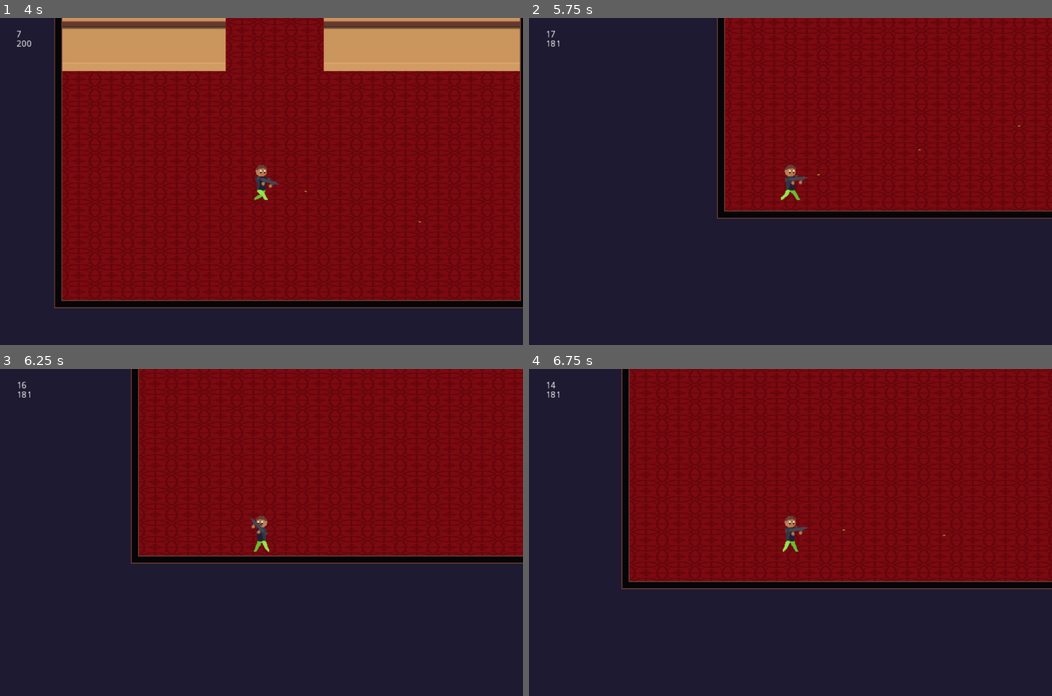
Above: before the commit, frames 1-4 (two rows, left to right).
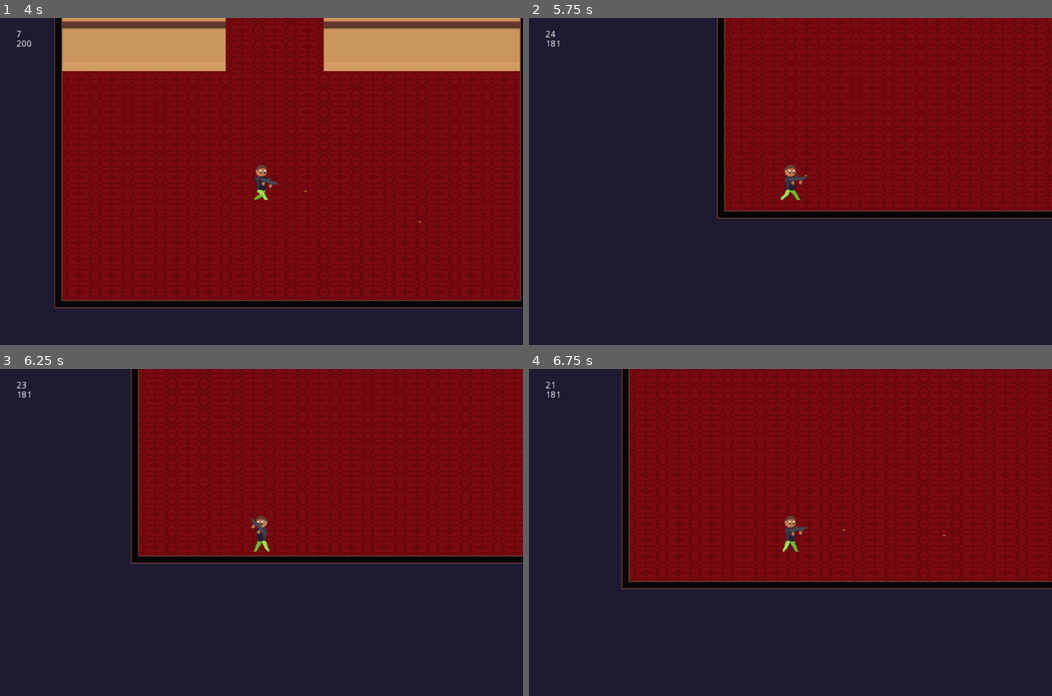
Above: after the commit, the same moments.

Repository: sirBamson/borlaier
Game: Godot game, scene res://Scenes/SceneController.tscn
Two runs of this game, one before a commit and one after it. Both use one fixed random seed, a clock stepped at 60 frames per second and the inputs below.
Inputs (mouse positions are in pixels of both pictures, inside the frame that each line leads up to):
- Up to frame 1 (4 s): tap Enter (ui_accept) at 0.5, 0.77, 1.52, 3.02, 3.77 s; move the mouse to (376, 165) at 0.52 s; hold Right (ui_right) 0.53-1.28 s; hold Space (fire) 0.53-1.28 s; move the mouse to (156, 197) at 1.27 s; hold Down (ui_down) 1.28-2.03 s; tap Space (fire) at 1.35, 2.85 s; move the mouse to (313, 109) at 2.02 s; hold Right (ui_right) 2.03-2.78 s; hold Space (fire) 2.03-2.78 s; move the mouse to (235, 246) at 2.77 s; hold Up (ui_up) 2.78-3.53 s; move the mouse to (418, 230) at 3.52 s; hold Left (ui_left) from 3.53 s (still down); hold Space (fire) from 3.53 s (still down)
- Up to frame 2 (5.75 s): tap R (reload) at 4.15 s; move the mouse to (633, 132) at 4.27 s; release Space (fire) at 4.28 s; tap Space (fire) at 4.35 s; tap Enter (ui_accept) at 4.52 s; move the mouse to (816, 181) at 5.02 s; release Left (ui_left) at 5.03 s; hold Down (ui_down) from 5.03 s (still down); hold Space (fire) from 5.03 s (still down)
- Up to frame 3 (6.25 s): move the mouse to (183, 450) at 5.77 s; release Down (ui_down) at 5.78 s; release Space (fire) at 5.78 s; hold Right (ui_right) from 5.78 s (still down); tap Space (fire) at 5.85 s; tap Enter (ui_accept) at 6.02 s
- Up to frame 4 (6.75 s): move the mouse to (905, 516) at 6.52 s; release Right (ui_right) at 6.53 s; hold Up (ui_up) from 6.53 s (still down); hold Space (fire) from 6.53 s (still down)

Frame 1 is identical in both runs. In frame 2, less than 0.1% of the frame differs, in the area x 3-94%, y 3-49%; in frame 3, less than 0.1%; in frame 4, less than 0.1%.

Commit message:
Added more gun sounds

Diff:
--- a/Scenes/Gun.tscn
+++ b/Scenes/Gun.tscn
@@ -1,8 +1,10 @@
-[gd_scene load_steps=4 format=2]
+[gd_scene load_steps=6 format=2]
 
 [ext_resource path="res://Assets/weapon_prototype.png" type="Texture" id=1]
 [ext_resource path="res://Scripts/Gun.gd" type="Script" id=2]
 [ext_resource path="res://Assets/Sounds/bullet.wav" type="AudioStream" id=3]
+[ext_resource path="res://Assets/Sounds/gun_click.wav" type="AudioStream" id=4]
+[ext_resource path="res://Assets/Sounds/reload_gun.wav" type="AudioStream" id=5]
 
 [node name="Gun" type="Sprite"]
 texture = ExtResource( 1 )
@@ -15,3 +17,11 @@
 [node name="BulletSound" type="AudioStreamPlayer2D" parent="."]
 stream = ExtResource( 3 )
 volume_db = -10.0
+
+[node name="GunClickSound" type="AudioStreamPlayer" parent="."]
+stream = ExtResource( 4 )
+volume_db = -20.0
+
+[node name="GunReloadSound" type="AudioStreamPlayer" parent="."]
+stream = ExtResource( 5 )
+volume_db = -5.0
--- a/Scripts/Gun.gd
+++ b/Scripts/Gun.gd
@@ -19,10 +19,18 @@
 		scale = Vector2(1, 1)
 
 
-	if Input.is_action_pressed("reload") and PlayerGlobals.bullets_in_mag < 25 and PlayerGlobals.bullets_left > 0:
-		PlayerGlobals.bullets_left += PlayerGlobals.bullets_in_mag
-		PlayerGlobals.bullets_in_mag = 25
-		PlayerGlobals.bullets_left -= 25
+	if Input.is_action_pressed("reload") and PlayerGlobals.bullets_in_mag < 25 and PlayerGlobals.bullets_left > 0 and can_fire:
+		#PlayerGlobals.bullets_left += PlayerGlobals.bullets_in_mag
+
+		$GunReloadSound.play()
+		for i in range(25):
+			if PlayerGlobals.bullets_left != 0 and !PlayerGlobals.bullets_in_mag >= 25:
+				PlayerGlobals.bullets_left -= 1
+				PlayerGlobals.bullets_in_mag += 1
+
+		can_fire = false
+		yield(get_tree().create_timer(1.5),"timeout")
+		can_fire = true
 
 
 	if Input.is_action_pressed("fire") and can_fire and PlayerGlobals.bullets_in_mag > 0:
@@ -38,3 +46,11 @@
 		can_fire = false
 		yield(get_tree().create_timer(fire_rate),"timeout")
 		can_fire = true
+
+	elif Input.is_action_pressed("fire") and can_fire and PlayerGlobals.bullets_in_mag == 0:
+		$GunClickSound.play()
+
+		# Regulates rate of fire
+		can_fire = false
+		yield(get_tree().create_timer(fire_rate),"timeout")
+		can_fire = true
Not shown, added: Assets/Sounds/gun_click.wav.import
Not shown, added: Assets/Sounds/reload_gun.wav.import
Not shown, added: Assets/Sounds/gun_click.wav
Not shown, added: Assets/Sounds/reload_gun.wav
